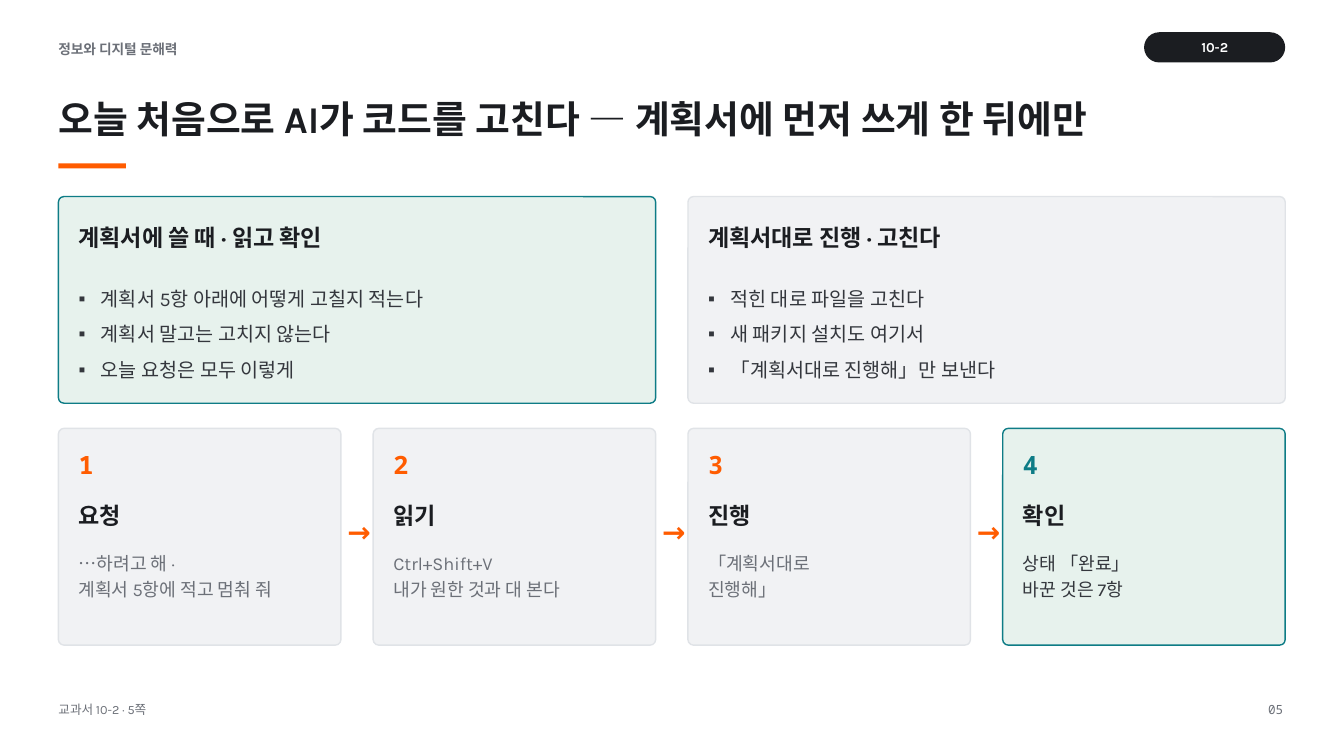
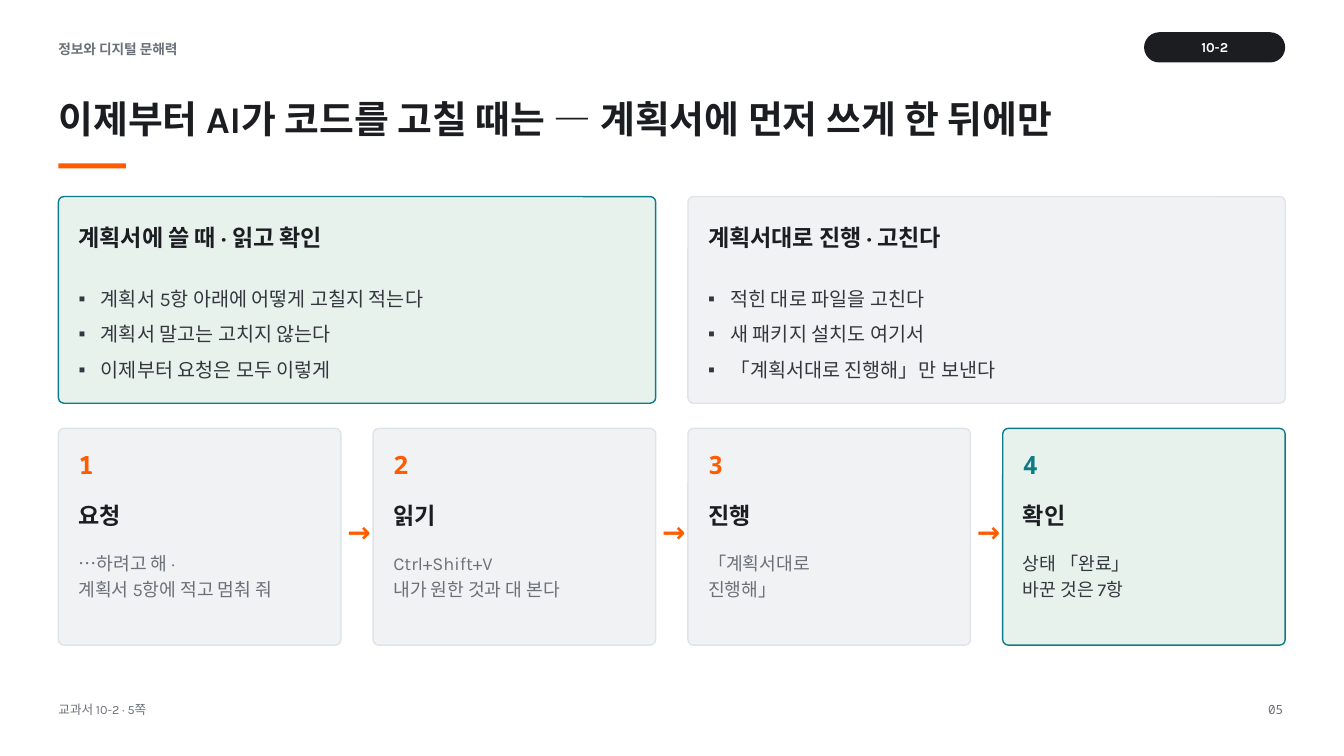
Before and after one commit to vcl-korea/2026-2nd-semester__jdh, a slide deck: slide 5 of 10/ppt/10-2_API와_서브에이전트.pptx. Drawn at 1344x756 pixels with LibreOffice and Linux fonts; fonts in the diff are those of the drawing. Boxes give left, top, right and bottom in pixels: in the first picture for what was removed or moved away, otherwise in the second. Text is boxed around its words. In the diff, an @@ line names an element or a change of style, - is before the commit and + after.

```diff
--- a/10/ppt/10-2_API와_서브에이전트.pptx
+++ b/10/ppt/10-2_API와_서브에이전트.pptx
@@ text at (x1=58, y1=101, x2=1052, y2=137): text changed @@
-오늘 처음으로 AI가 코드를 고친다 — 계획서에 먼저 쓰게 한 뒤에만
+이제부터 AI가 코드를 고칠 때는 — 계획서에 먼저 쓰게 한 뒤에만
@@ text at (x1=101, y1=360, x2=331, y2=379): text changed @@
-▪ 오늘 요청은 모두 이렇게
+▪ 이제부터 요청은 모두 이렇게
```
Also in this commit, not shown: 11 other slides changed, 2 slides added, 1 slide removed, 9 other files.
